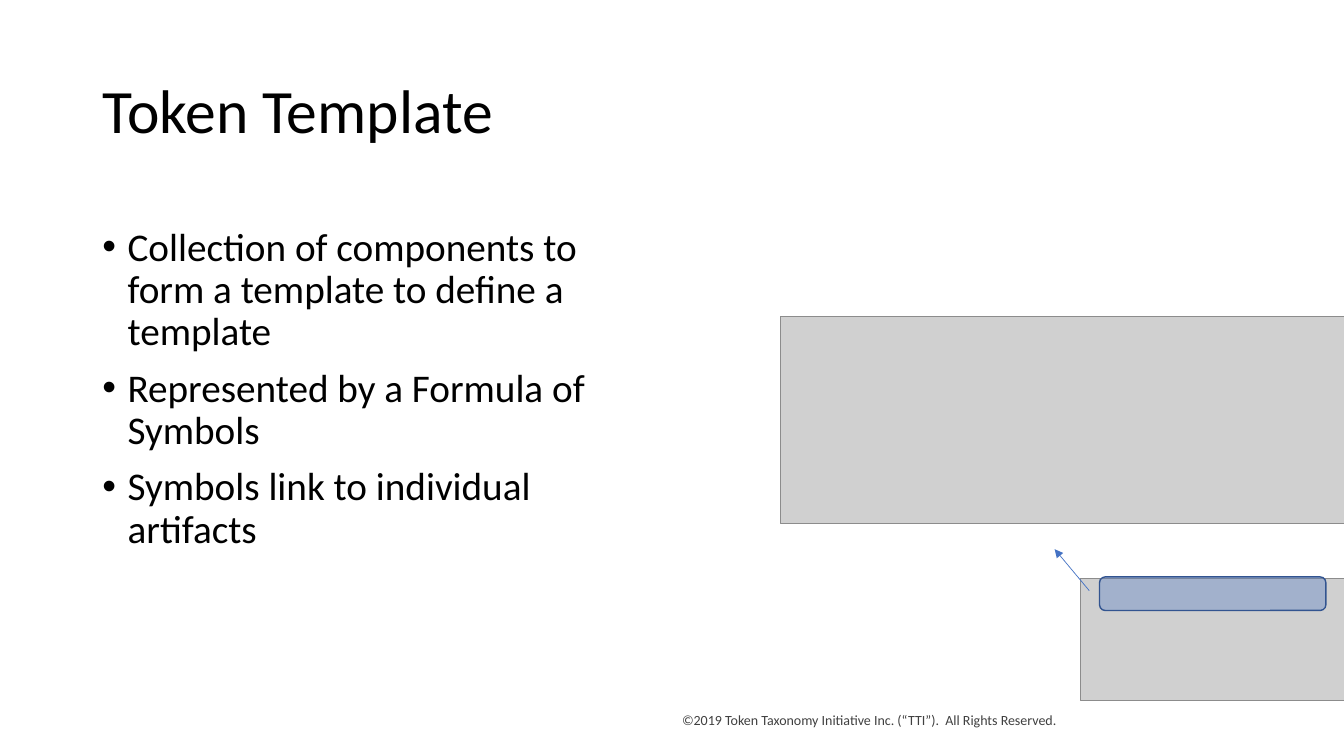
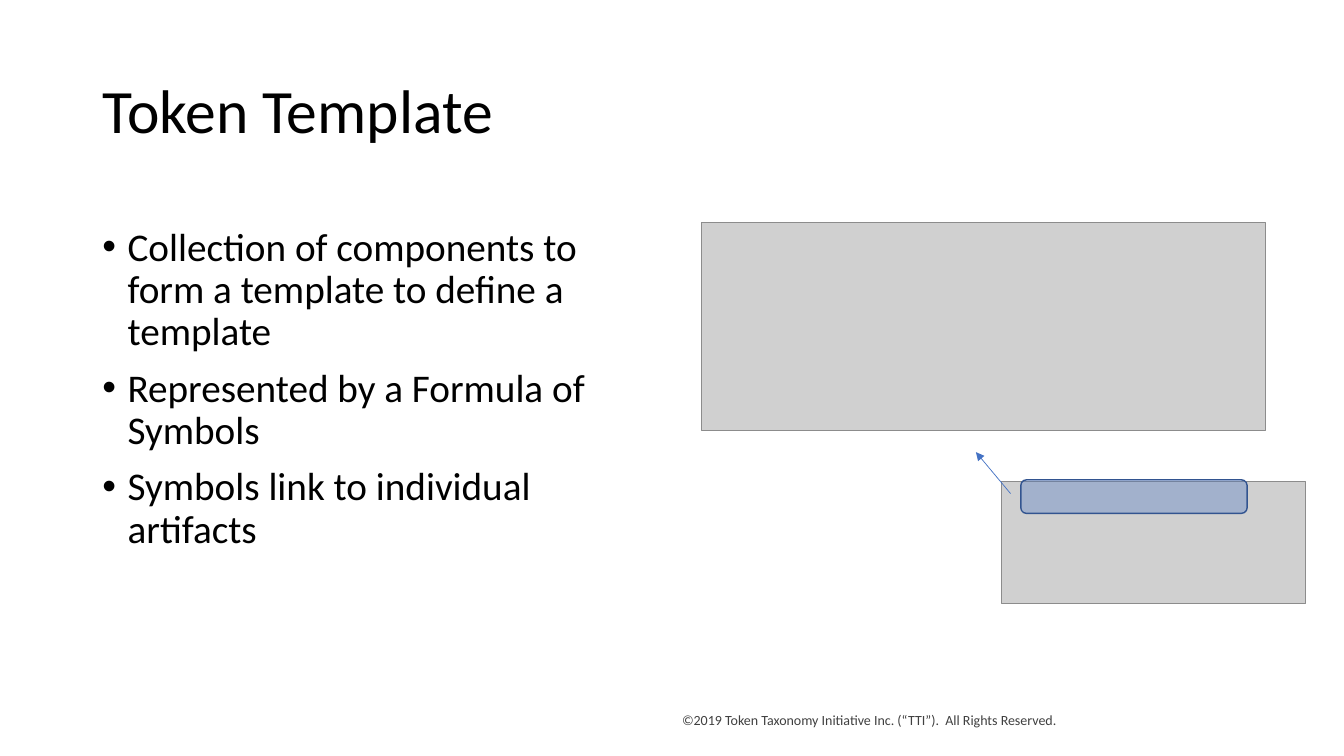
Before and after one commit to vipinsun/TokenTaxonomyFramework-pub, a slide deck: slide 5 of presentations/TTF-Presentation.pptx. Drawn at 1344x756 pixels with LibreOffice and Linux fonts; fonts in the diff are those of the drawing; grey boxes stand for pictures. Boxes give left, top, right and bottom in pixels: in the first picture for what was removed or moved away, otherwise in the second. Text is boxed around its words. In the diff, an @@ line names an element or a change of style, - is before the commit and + after.

```diff
--- a/presentations/TTF-Presentation.pptx
+++ b/presentations/TTF-Presentation.pptx
@@ 2 pictures, 1 rounded rectangle, 1 arrow: place and size @@
-2 pictures, 1 rounded rectangle, 1 arrow at (780, 317, 1344, 701)
+2 pictures, 1 rounded rectangle, 1 arrow at (702, 223, 1307, 604)
```
Also in this commit, not shown: 2 other slides changed, 19 other files.
